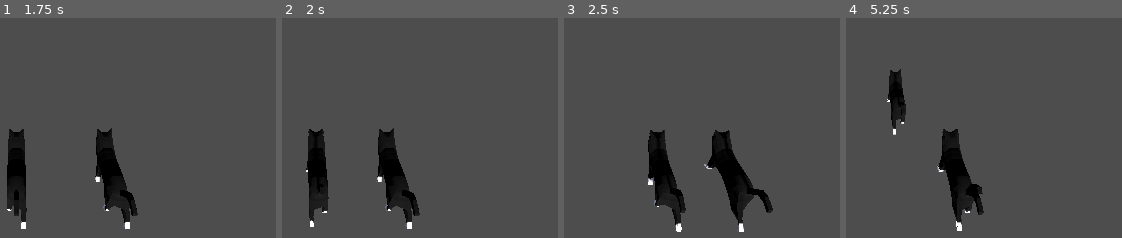
Above: before the commit, frames 1-4 (left to right).
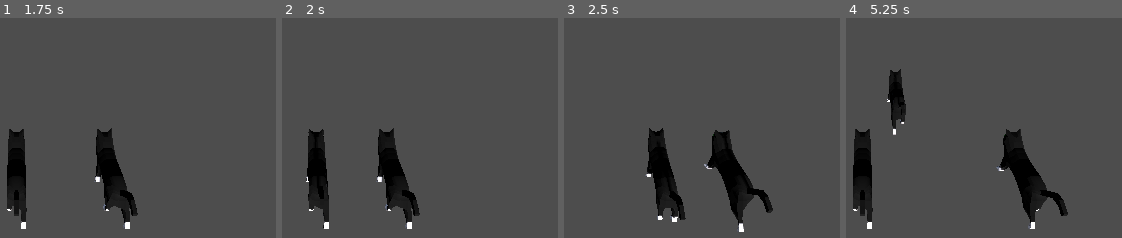
Above: after the commit, the same moments.

Repository: loteque/loop
Game: Godot game, scene res://controller_test.tscn
Same seed, same stepped clock (60 frames per second), same inputs: the game is played once before the commit and once after it. The project has no main scene, so this scene is started directly.
Inputs:
- Up to frame 1 (1.75 s): tap Enter at 0.5 s; hold D (strafe_right) 0.53-1.28 s; hold Space (activate_playback) from 1.28 s (still down)
- Up to frame 2 (2 s): keep holding Space (activate_playback)
- Up to frame 3 (2.5 s): release Space (activate_playback) at 2.03 s; hold D (strafe_right) from 2.03 s (still down)
- Up to frame 4 (5.25 s): release D (strafe_right) at 2.78 s; hold W (move_forward) 2.78-3.53 s; hold A (strafe_left) 3.53-5.03 s; hold Space (activate_playback) from 5.03 s (still down)

Frame 1 is identical in both runs. In frame 2, 0.5% of the frame differs, in the area x 8-18%, y 50-96%; in frame 3, 0.9%; in frame 4, 9.6%, in the area x 2-81%, y 50-97%.

Commit message:
redesign Buffer to be more buffer like

Diff:
--- a/Buffer.gd
+++ /dev/null
@@ -1,54 +0,0 @@
-class_name Buffer
-extends RefCounted
-
-var size: int
-var max_count: int
-var store: Dictionary = {}
-var NAV := NotaValue.new()
-
-
-func _trim_store(key) -> void:
-    store[key].pop_front()
-    var diff: int = (store[key].size() - 1) - max_count
-    if diff > 0: store[key] = store[key].slice(0, diff)
-
-
-func _update_store(key: StringName, value: Variant) -> void:
-    store[key].push_back(value)
-
-
-func _add_store(key: StringName) -> void:
-    store.merge({key: []})
-
-
-func _delete_store(key: StringName) -> void:
-    store.erase(key)
-
-
-func update(key: StringName, value: Variant) -> Buffer:
-    var count: int = store[key].size() - 1
-    if count >= max_count: _trim_store(key)
-    if store.has(key): _update_store(key, value); return self
-    _add_store(key)
-    _update_store(key, value)
-    return self
-
-
-func has_at_index(key: StringName, index: int, value: Variant) -> bool:
-    if store[key][index] != value: return false
-    return true
-
-
-func retrieve(key: StringName, index: int) -> Variant:
-    if not store.has(key): return NAV
-    if store[key].size() - 1 < index: return NAV
-    return store[key][index]
-
-
-func _init(_size: int) -> void:
-    self.size = _size
-    self.max_count = _size - 1
-
-
-class NotaValue:
-    const VALUE = null
--- a/RecBuff.gd
+++ b/RecBuff.gd
@@ -1,5 +1,4 @@
 class_name RecBuff
-extends Buffer
 
 enum {
     POSITION,
@@ -15,95 +14,97 @@
     CURR_ANI: "curr_ani",
     ANIM_POS: "anim_pos",
 }
-var node_3d: Node3D
-var aplayer: AnimationPlayer
-var _frame_index := [0,0,0,0,0]
+var _max_size: int
+var _max_count: int
+var _node_3d: Node3D
+var _aplayer: AnimationPlayer
+var _multi_buffer: Dictionary[StringName, MemTools.Buffer]
 
 
-func _write_trans_frame(position: Vector3, rotation: Vector3, velocity: Vector3) -> void:
-    update(keys[POSITION], position)
-    update(keys[ROTATION], rotation)
-    update(keys[VELOCITY], velocity)
+func push_to_buffer(key: StringName, value: Variant) -> void:
+    if _multi_buffer.has(key):
+        _multi_buffer[key].push(value)
 
 
-func _write_null_ani_frame() -> void:
-    update(keys[CURR_ANI], null)
-    update(keys[ANIM_POS], 0.0)
+func _push_translation(position: Vector3, rotation: Vector3, velocity: Vector3) -> void:
+    push_to_buffer(keys[POSITION], position)
+    push_to_buffer(keys[ROTATION], rotation)
+    push_to_buffer(keys[VELOCITY], velocity)
 
 
-func _write_ani_frame(current_animation: StringName, current_animation_position: float) -> void:
-    update(keys[CURR_ANI], current_animation)
-    update(keys[ANIM_POS], current_animation_position)
+func _push_null_anim() -> void:
+    push_to_buffer(keys[CURR_ANI], "")
+    push_to_buffer(keys[ANIM_POS], 0.0)
 
 
-func write_frame() -> void:
-    _write_trans_frame(node_3d.position, node_3d.rotation, node_3d.velocity)
-    if not aplayer: return
-    if not aplayer.current_animation: _write_null_ani_frame(); return
-    _write_ani_frame(aplayer.current_animation, aplayer.current_animation_position)
+func _push_animation(current_animation: StringName, current_animation_position: float) -> void:
+    push_to_buffer(keys[CURR_ANI], current_animation)
+    push_to_buffer(keys[ANIM_POS], current_animation_position)
 
 
-func _get_frame_index(key, frame) -> int:
-    if frame > store[key].size(): return 0
-    var next_value = retrieve(key, frame)
-    if next_value is NotaValue:
-        return 0
-    return frame + 1
+func push_all() -> void:
+    _push_translation(_node_3d.position, _node_3d.rotation, _node_3d.velocity)
+    if not _aplayer: return
+    if not _aplayer.current_animation: _push_null_anim(); return
+    _push_animation(_aplayer.current_animation, _aplayer.current_animation_position)
 
 
-func _update_frame_index(store_enum: int) -> void:
-    _frame_index[store_enum] = _get_frame_index(keys[store_enum], _frame_index[store_enum])
+func retrieve_all() -> void:
+    var buffered_current_animation: StringName  = _multi_buffer[keys[CURR_ANI]].retrieve()
+    var buffered_animation_position: float = _multi_buffer[keys[ANIM_POS]].retrieve()
+    var buffered_position: Vector3 = _multi_buffer[keys[POSITION]].retrieve()
+    var buffered_rotation: Vector3 = _multi_buffer[keys[ROTATION]].retrieve()
+    var buffered_velocity: Vector3 = _multi_buffer[keys[VELOCITY]].retrieve()
+    _node_3d.position = buffered_position
+    _node_3d.rotation = buffered_rotation
+    _node_3d.velocity = buffered_velocity
+    if not _aplayer: return
+    if not buffered_current_animation:
+        _aplayer.pause()
+        return
+    _aplayer.current_animation = buffered_current_animation
+    _aplayer.seek(buffered_animation_position)
 
 
-func _playback_trans_frame() -> void:
-    var position = retrieve(keys[POSITION], _frame_index[POSITION])
-    _update_frame_index(POSITION)
-    var rotation = retrieve(keys[ROTATION], _frame_index[ROTATION])
-    _update_frame_index(ROTATION)
-    var velocity = retrieve(keys[VELOCITY], _frame_index[VELOCITY])
-    _update_frame_index(VELOCITY)
-    if not position is NotaValue: node_3d.position = position
-    if not position is NotaValue: node_3d.rotation = rotation
-    if not position is NotaValue: node_3d.velocity = velocity
-
-
-func _playback_anim_frame() -> void:
-    if aplayer.current_animation == null:
-        _update_frame_index(CURR_ANI)
-        _update_frame_index(ANIM_POS)
-        return
-    var current_animation = retrieve(keys[CURR_ANI], _frame_index[ROTATION])
-    if current_animation == null:
-        aplayer.pause()
-        _update_frame_index(CURR_ANI)
-        _update_frame_index(ANIM_POS)
-        return
-    if current_animation is NotaValue: return
-    aplayer.current_animation = current_animation
-    _update_frame_index(CURR_ANI)
-    _update_frame_index(ANIM_POS)
-    var current_animation_position = retrieve(keys[ANIM_POS], _frame_index[ANIM_POS])
-    if not current_animation_position is float: return
-    aplayer.play()
-    aplayer.seek(current_animation_position)
-    _update_frame_index(ANIM_POS)
-    _update_frame_index(CURR_ANI)
-
-
-func playback_frame() -> void:
-    _playback_trans_frame()
-    _playback_anim_frame()
-
-
-func _init(_size: int, _node_3d: Node3D, _aplayer: AnimationPlayer = null) -> void:
-    size = _size
-    max_count = size - 1
-    node_3d = _node_3d
-    aplayer = _aplayer
-    store = {
-        keys[POSITION]: [],
-        keys[ROTATION]: [],
-        keys[VELOCITY]: [],
-        keys[CURR_ANI]: [],
-        keys[ANIM_POS]: [],
+func _init(node_3d: Node3D, max_size: int = -1, aplayer: AnimationPlayer = null) -> void:
+    _max_size = max_size
+    _max_count = max_size - 1
+    _node_3d = node_3d
+    _aplayer = aplayer
+    _multi_buffer = {
+        keys[POSITION]: MemTools.Buffer
+            .new()
+            .set_max_size(_max_size)
+            .set_op_mode(MemTools.Mode.FIFO)
+            .set_retrieval_mode(MemTools.Mode.KEEP)
+            .set_overflow_mode(MemTools.Mode.DROP)
+        ,
+        keys[ROTATION]: MemTools.Buffer
+            .new()
+            .set_max_size(_max_size)
+            .set_op_mode(MemTools.Mode.FIFO)
+            .set_retrieval_mode(MemTools.Mode.KEEP)
+            .set_overflow_mode(MemTools.Mode.DROP)
+        ,
+        keys[VELOCITY]: MemTools.Buffer
+            .new()
+            .set_max_size(_max_size)
+            .set_op_mode(MemTools.Mode.FIFO)
+            .set_retrieval_mode(MemTools.Mode.KEEP)
+            .set_overflow_mode(MemTools.Mode.DROP)
+        ,
+        keys[CURR_ANI]: MemTools.Buffer
+            .new()
+            .set_max_size(_max_size)
+            .set_op_mode(MemTools.Mode.FIFO)
+            .set_retrieval_mode(MemTools.Mode.KEEP)
+            .set_overflow_mode(MemTools.Mode.DROP)
+        ,
+        keys[ANIM_POS]: MemTools.Buffer
+            .new()
+            .set_max_size(_max_size)
+            .set_op_mode(MemTools.Mode.FIFO)
+            .set_retrieval_mode(MemTools.Mode.KEEP)
+            .set_overflow_mode(MemTools.Mode.DROP)
+        ,
     }
--- /dev/null
+++ b/mem_tools/mem_tools.gd
@@ -0,0 +1,139 @@
+class_name MemTools
+extends RefCounted
+
+enum Mode {
+    PICK = -1,
+    FIFO,
+    LIFO,
+    KEEP,
+    DROP,
+    POP,
+}
+
+
+class NotaValue:
+    const NULL = null
+
+
+## class Buffer
+##
+## Provides a simple FIFO/LIFO buffer for storing data.
+## The buffer can be configured to drop data when full, or keep it.
+## The buffer can be configured to retrieve data in FIFO or LIFO order.[br]
+##
+## [b]Method Descriptions:[/b][br]
+##
+## [i]Buffer[/i] [b]push(value: Variant)[/b][br]
+## add a value to the buffer and return the buffer. If max_size
+## is met, it drops the oldest element, otherwise returns NotaValue.[br]
+##
+## [i]Variant[/i] [b]retrieve()[/b][br]
+## return and remove an element from the the buffer (FIFO or LIFO)[br]
+##
+## [i]Variant[/i] [b]dump()[/b][br]
+## return and remove all elements from the buffer, if the retreival
+## mode is set to pop, clear() the data in the buffer.[br]
+class Buffer:
+    var max_size := -1: set = set_max_size
+    var retrieval_mode := Mode.KEEP: set = set_retrieval_mode
+    var overflow_mode := Mode.KEEP: set = set_overflow_mode
+    var op_mode := Mode.FIFO: set = set_op_mode
+    var _data := []
+    var _max_count := -1
+    var _nav := NotaValue.new()
+    var _write_index := 0
+    var _read_index := 0
+
+
+    func _is_buffer_full() -> bool:
+        if max_size == -1: return false
+        if _data.size() < max_size: return false
+        return true
+
+
+    func _fifo_retrieve() -> Variant:
+        var data: Variant
+        match retrieval_mode:
+            Mode.POP:
+                data = _data.pop_front()
+            _:
+                data = _data[_read_index]
+                _read_index += 1; if _read_index > _write_index: _read_index = 0
+        return data
+
+
+    func _fifo_dump() -> Array:
+        var arr := []
+        for i in range(_data.size() - 1): arr.push_back(_data[i])
+        if retrieval_mode == Mode.POP: _data.clear()
+        _read_index = 0; _write_index = 0
+        return arr.duplicate(true)
+
+
+    func _lifo_retrieve() -> Variant:
+        var data: Variant
+        match retrieval_mode:
+            Mode.POP:
+                data = _data.pop_back()
+            _:
+                _write_index -= 1
+                if _write_index < -_read_index or _write_index == 0: _write_index = -1
+                data = _data[_write_index]
+        return data
+
+
+    func _lifo_dump() -> Array:
+        var arr := []
+        for i in range(_data.size() - 1): arr.push_back(_data[_data.size() - i - 1])
+        if retrieval_mode == Mode.POP: _data.clear()
+        _read_index = 0; _write_index = 0
+        return arr.duplicate(true)
+
+
+    func set_op_mode(mode: Mode) -> Buffer:
+        op_mode = mode
+        return self
+
+
+    func set_retrieval_mode(mode: Mode) -> Buffer:
+        retrieval_mode = mode
+        return self
+
+
+    func set_overflow_mode(mode: Mode) -> Buffer:
+        overflow_mode = mode
+        return self
+
+
+    func set_max_size(size: int) -> Buffer:
+        max_size = size
+        if max_size == -1: _max_count = -1
+        else: _max_count = size - 1
+        return self
+
+
+    func push(value) -> Buffer:
+        if overflow_mode == Mode.DROP and _is_buffer_full():
+            _data.pop_front()
+            _data.push_back(value)
+            return self
+        if _is_buffer_full():
+            printerr("Buffer is full");
+            return self
+        _data.push_back(value)
+        _write_index = _data.size() - 1
+        return self
+
+
+    func retrieve() -> Variant:
+        match op_mode:
+            Mode.FIFO: return _fifo_retrieve()
+            Mode.LIFO: return _lifo_retrieve()
+            _: printerr("not a recognized operation mode"); return _nav
+
+
+    func dump() -> Variant:
+        match op_mode:
+            Mode.FIFO: return _fifo_dump()
+            Mode.LIFO: return _lifo_dump()
+            _: printerr("not a recognized operation mode"); return _nav
--- a/player_controller.gd
+++ b/player_controller.gd
@@ -9,7 +9,7 @@
 @export var max_rec_frames: int = 360
 @export var ani_player: AnimationPlayer
 
-@onready var rec_buff = RecBuff.new(260, self, ani_player)
+@onready var rec_buff = RecBuff.new(self, 160, ani_player)
 
 var is_playback: bool = false
 
@@ -67,8 +67,8 @@
 
 func _physics_process(_delta) -> void:
     if is_activate_playback_just_pressed(): activate_playback()
-    if is_playback: rec_buff.playback_frame(); return
+    if is_playback: rec_buff.retrieve_all(); return
     var is_moving = apply_player_inputs()
     toggle_walk_animation_on(is_moving)
     move_and_slide()
-    rec_buff.write_frame()
+    rec_buff.push_all()
Renamed: Buffer.gd.uid -> mem_tools/mem_tools.gd.uid
